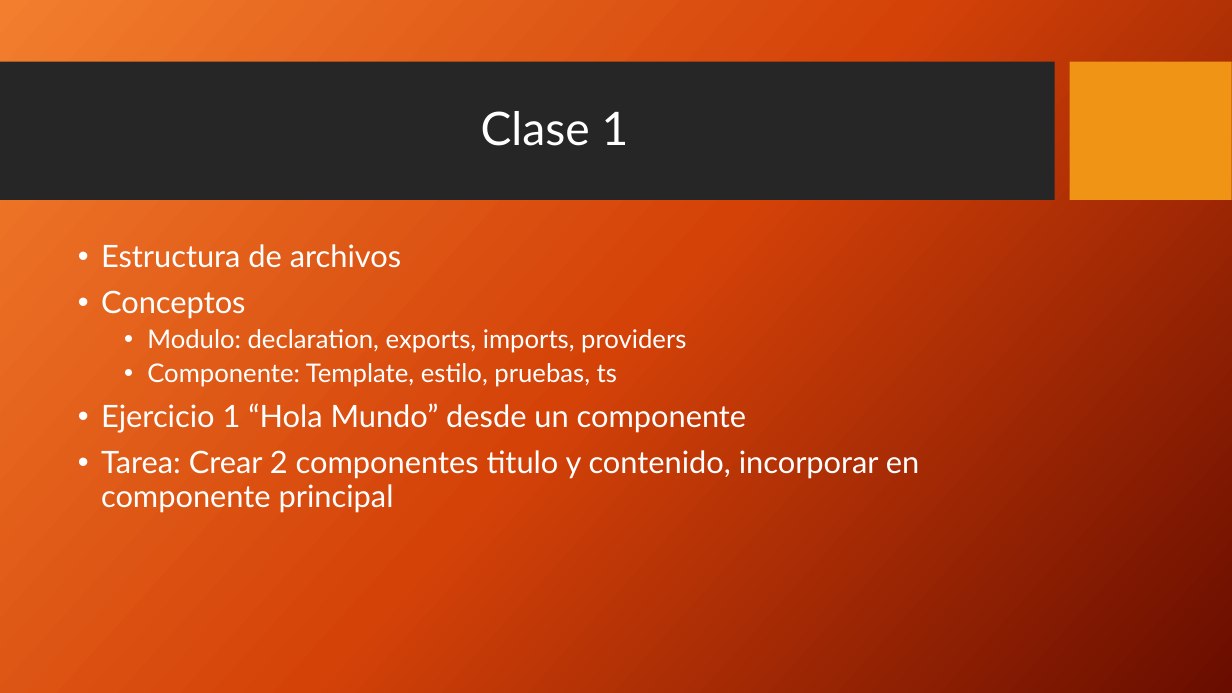
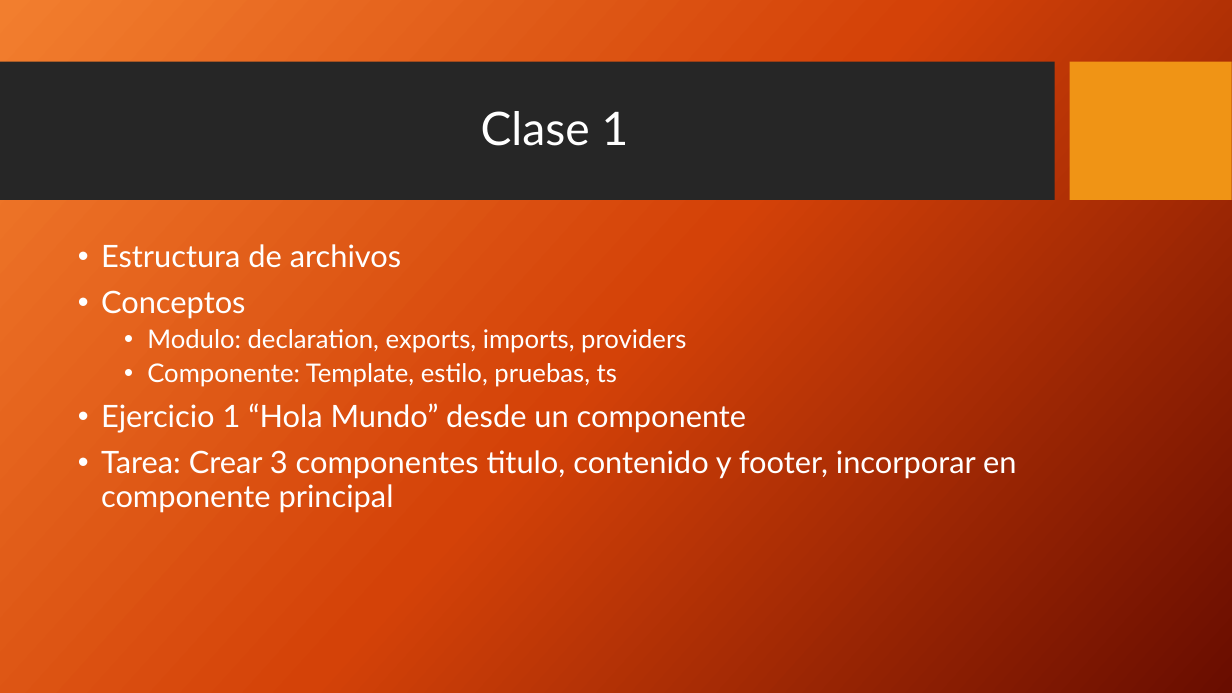
Before and after one commit to alelias/curso-angular, a slide deck: slide 3 of ClasesAngular.pptx. Drawn at 1232x693 pixels with LibreOffice and Linux fonts; fonts in the diff are those of the drawing; background and template pictures are left out. Boxes give left, top, right and bottom in pixels: in the first picture for what was removed or moved away, otherwise in the second. Text is boxed around its words. In the diff, an @@ line names an element or a change of style, - is before the commit and + after.

Commit message:
clase 1

```diff
--- a/ClasesAngular.pptx
+++ b/ClasesAngular.pptx
@@ text at [101,450,1016,513]: text changed @@
-• Tarea: Crear 2 componentes titulo y contenido, incorporar en componente principal
+• Tarea: Crear 3 componentes titulo, contenido y footer, incorporar en componente principal
```
